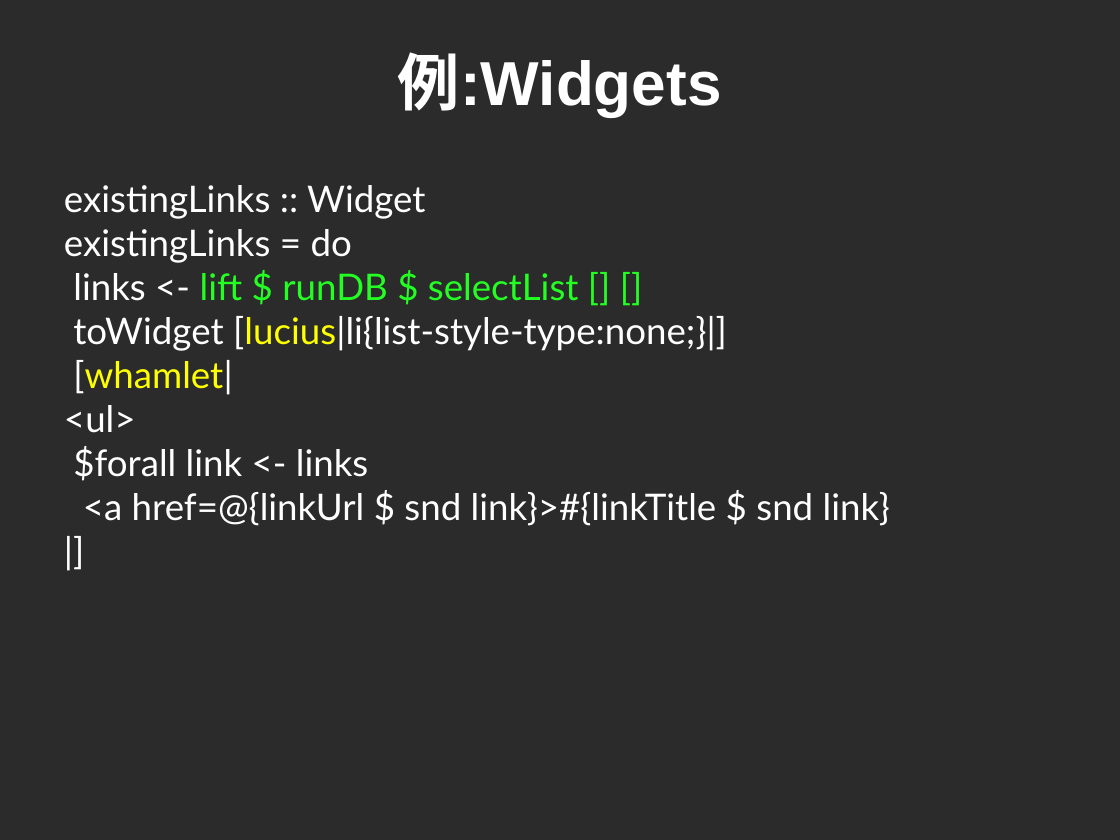
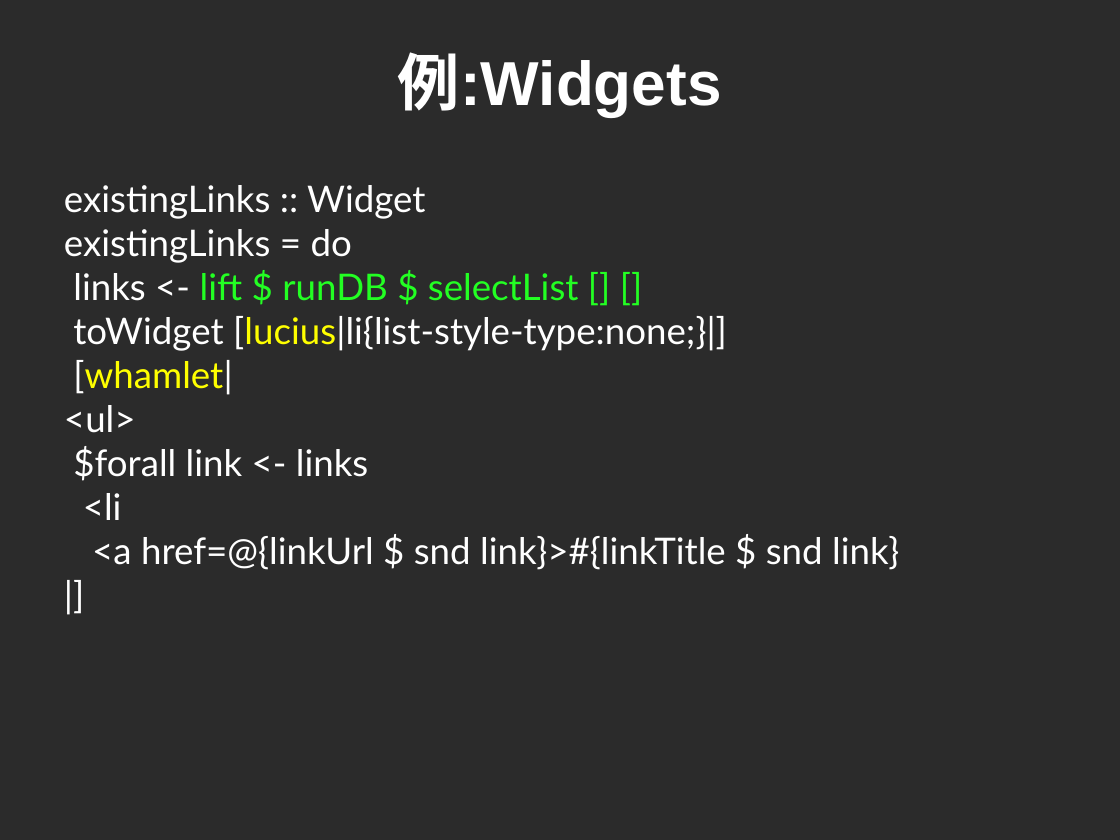
Before and after one commit to cutsea110/cross-slide, a slide deck: slide 25 of CROSS-Yesod.odp. Drawn at 1120x840 pixels with LibreOffice and Linux fonts; fonts in the diff are those of the drawing; background and template pictures are left out; a plain dark background stands for a picture behind light text. Boxes give left, top, right and bottom in pixels: in the first picture for what was removed or moved away, otherwise in the second. Text is boxed around its words. In the diff, an @@ line names an element or a change of style, - is before the commit and + after.

```diff
--- a/CROSS-Yesod.odp
+++ b/CROSS-Yesod.odp
@@ text at [83,493,122,520]: paragraph added @@
+<li
```
Also in this commit, not shown: 1 other file.
